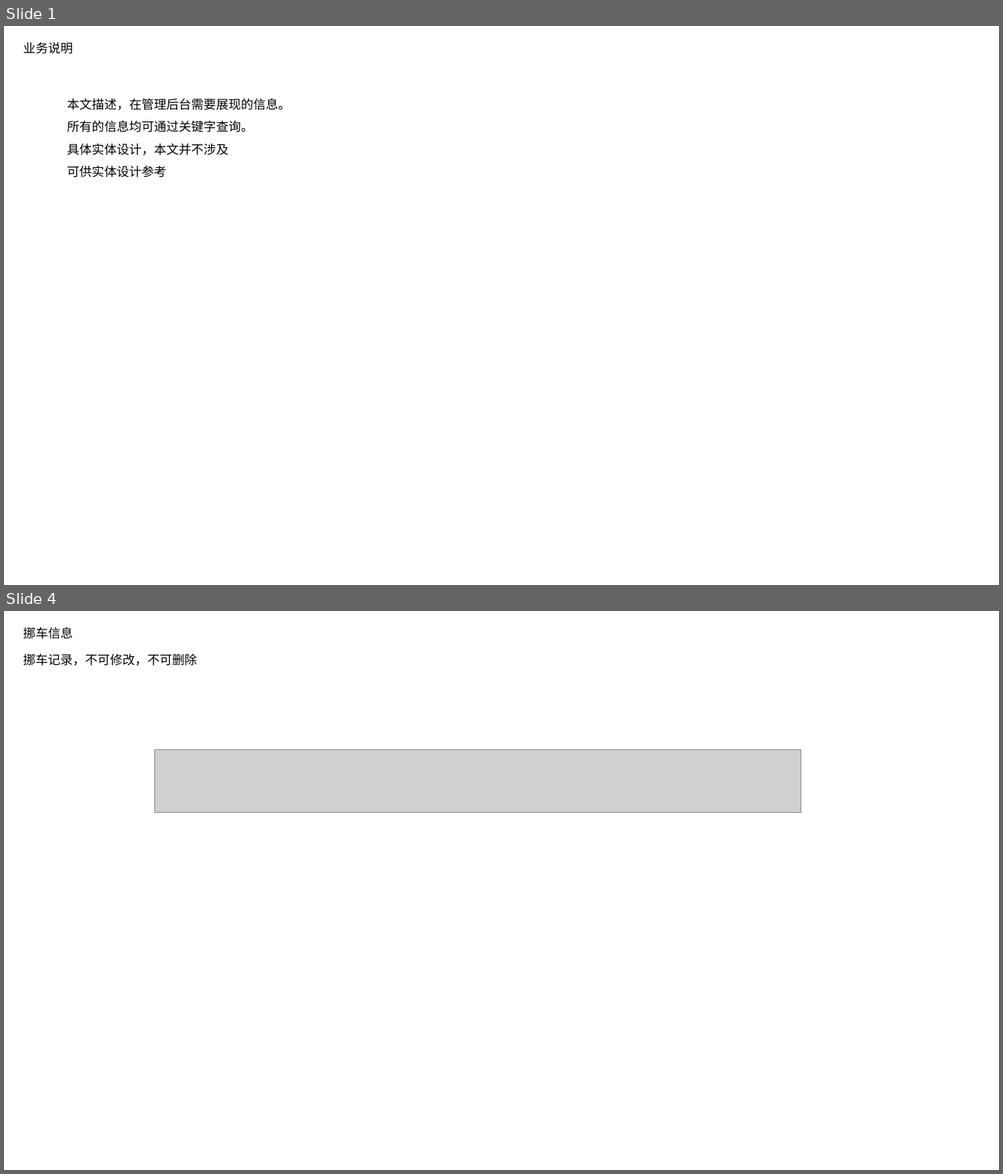
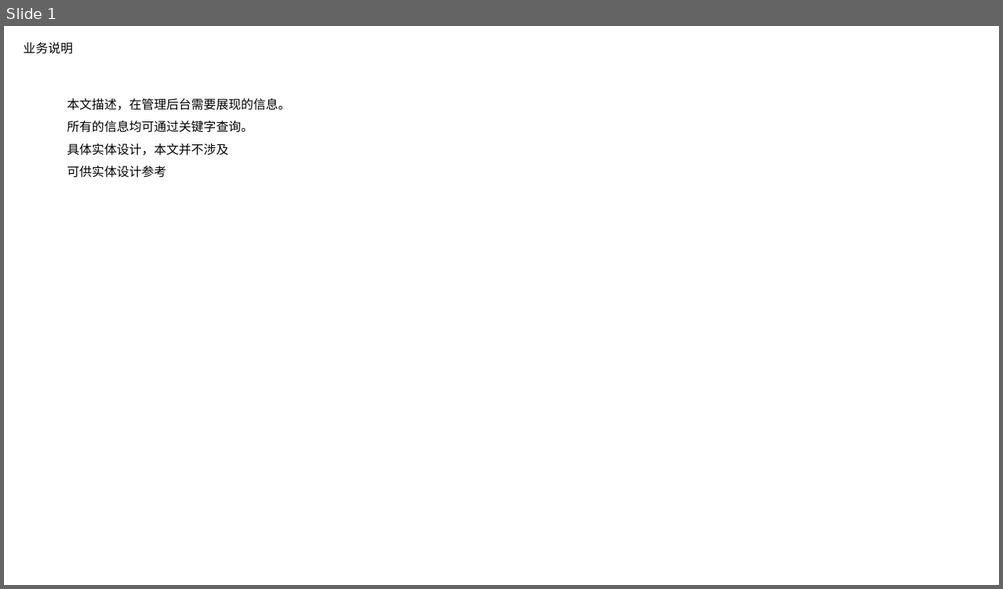
Before and after one commit to nixiaobing/kindpetro, a slide deck: product/扫码挪车/挪车产品设计-admin-陆陆畅版本.pptx. Shown one above the other, each under a label of ours: slides 1 and 4 before the commit, slide 1 after it; the slides between them are not shown. The pictures are 1003x1174 and 1003x589 pixels, drawn with LibreOffice and Linux fonts; fonts in the diff are those of the drawing; grey boxes stand for pictures. Boxes give left, top, right and bottom in pixels: in the first picture for what was removed or moved away, otherwise in the second. Text is boxed around its words. In the diff, an @@ line names an element or a change of style, - is before the commit and + after.

```diff
--- a/product/扫码挪车/挪车产品设计-admin-陆陆畅版本.pptx
+++ b/product/扫码挪车/挪车产品设计-admin-陆陆畅版本.pptx
@@ slide 4 removed at [4, 611, 999, 1170], background #FFFFFF @@
@@ title removed at [23, 627, 73, 639] @@
-挪车信息
@@ text removed at [23, 654, 197, 666] @@
-挪车记录，不可修改，不可删除
@@ picture removed at [154, 750, 801, 812] @@
```
Also in this commit, not shown: 7 slides added, 4 other slides removed, 3 other files.
